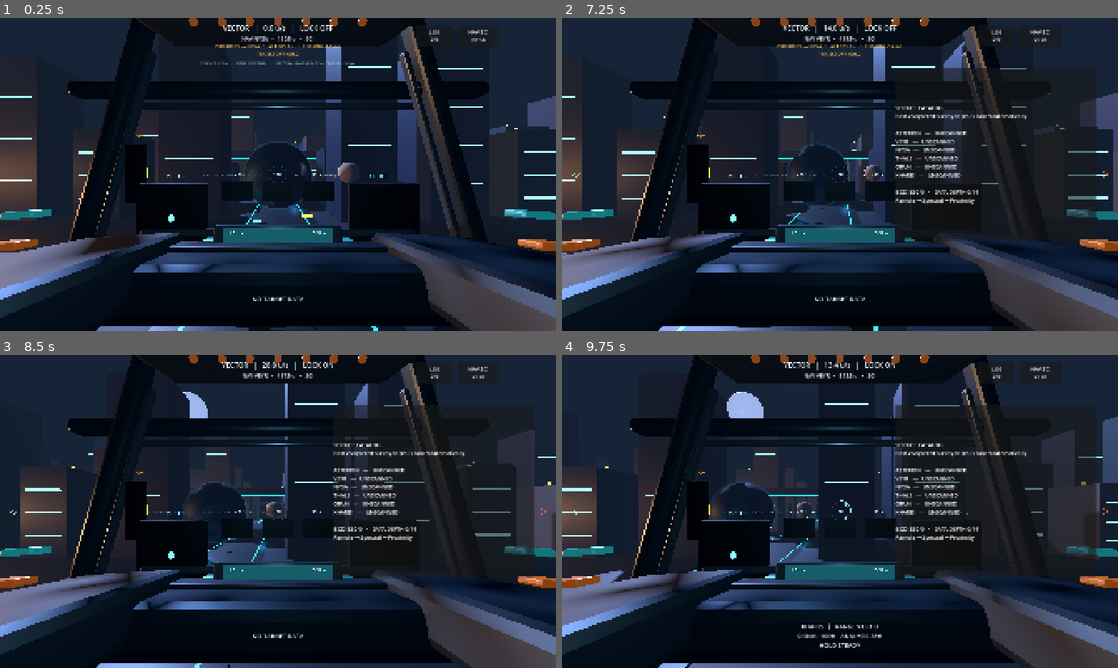
Above: before the commit, frames 1-4 (two rows, left to right).
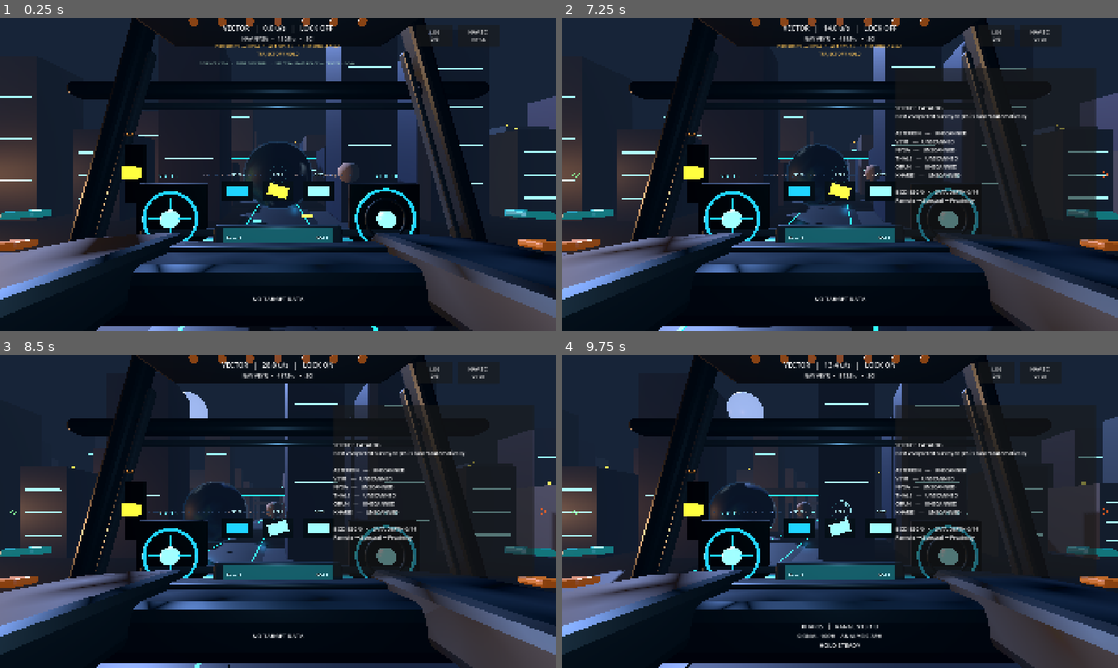
Above: after the commit, the same moments.

Repository: narmanb/science-playground
Game: Godot game, scene res://scenes/main.tscn
Two runs of this game, one before a commit and one after it. Both use one fixed random seed, a clock stepped at 60 frames per second and the inputs below.
Inputs (mouse positions are in pixels of both pictures, inside the frame that each line leads up to):
- Up to frame 1 (0.25 s): no input
- Up to frame 2 (7.25 s): click "NAV SCI NYSA" at 0.5 s; click "NAV SCI VEYR" at 1.25 s; click "NAV SCI ORUN" at 2 s; click "NAV SCI KHARIS" at 2.75 s; click "NAV SCI THALE" at 3.5 s; click "NAV SCI ASTERION" at 4.25 s; click "LOG 0/6" at 5 s; tap Enter at 5.75 s; move the mouse to (962, 158) at 5.77 s; hold D 5.78-6.5 s; tap N at 5.85 s; click (962, 158) at 5.92 s; drag from (728, 190) to (812, 237) at 6.52 s
- Up to frame 3 (8.5 s): move the mouse to (333, 442) at 7.27 s; hold D 7.28-8 s; tap L at 7.35 s; drag from (250, 574) to (111, 464) at 8.02 s
- Up to frame 4 (9.75 s): move the mouse to (1006, 558) at 8.77 s; hold A 8.78-9.5 s; tap X at 8.85 s; drag from (673, 464) to (756, 433) at 9.52 s

The runs differ from the first frame. In frame 1, 1.6% of the frame differs, in the area x 18-75%, y 36-72%; in frame 2, 1.6%, in the area x 19-75%, y 36-72%; in frame 3, 1.5%; in frame 4, 1.5%.

Commit message:
Bring interactive cockpit hardware forward

Diff:
--- a/scripts/diegetic_cockpit_controls.gd
+++ b/scripts/diegetic_cockpit_controls.gd
@@ -5,6 +5,11 @@
 @export var camera_path: NodePath
 @export var drag_radius_pixels := 125.0
 @export var button_radius_pixels := 72.0
+
+const CONTROL_FACE_Z := 0.070
+const CONTROL_RING_Z := 0.058
+const CONTROL_LABEL_Z := 0.090
+const CONTROL_PRESS_DEPTH := 0.040
 
 var ship: ShipController
 var camera: Camera3D
@@ -164,14 +169,14 @@
 	delta = delta.limit_length(1.0)
 	var value := Vector2(delta.x, -delta.y)
 	ship.set_touch_vector(value)
-	vector_knob.position = Vector3(value.x * 0.28, value.y * 0.28, -0.055)
+	vector_knob.position = Vector3(value.x * 0.28, value.y * 0.28, CONTROL_FACE_Z)
 
 
 func _update_attitude(screen_position: Vector2) -> void:
 	var center := _screen_position(attitude_root)
 	var delta := ((screen_position - center) / drag_radius_pixels).limit_length(1.0)
 	ship.set_touch_attitude(delta)
-	attitude_knob.position = Vector3(delta.x * 0.27, -delta.y * 0.27, -0.06)
+	attitude_knob.position = Vector3(delta.x * 0.27, -delta.y * 0.27, CONTROL_FACE_Z)
 	attitude_root.rotation_degrees.z = delta.x * 8.0
 
 
@@ -195,9 +200,9 @@
 func _build_materials() -> void:
 	dark_material = _material(Color(0.025, 0.045, 0.055), 0.78, 0.35)
 	metal_material = _material(Color(0.14, 0.19, 0.21), 0.52, 0.72)
-	cyan_dim_material = _emissive_material(Color(0.05, 0.35, 0.42), 1.2)
-	cyan_material = _emissive_material(Color(0.18, 0.88, 1.0), 3.0)
-	amber_material = _emissive_material(Color(1.0, 0.48, 0.08), 2.7)
+	cyan_dim_material = _emissive_material(Color(0.07, 0.46, 0.55), 1.8)
+	cyan_material = _emissive_material(Color(0.18, 0.88, 1.0), 3.5)
+	amber_material = _emissive_material(Color(1.0, 0.48, 0.08), 3.1)
 	red_material = _emissive_material(Color(1.0, 0.12, 0.06), 3.2)
 
 
@@ -210,7 +215,7 @@
 	_add_ring(vector_root, 0.31, cyan_dim_material)
 	_add_cross(vector_root, 0.29)
 	vector_knob = _sphere(vector_root, 0.105, cyan_material)
-	vector_knob.position.z = -0.055
+	vector_knob.position.z = CONTROL_FACE_Z
 	_add_label(vector_root, "VECTOR", Vector3(0.0, 0.50, 0.0), 36, Color(0.45, 0.92, 1.0))
 
 	attitude_root = Node3D.new()
@@ -221,7 +226,7 @@
 	_add_ring(attitude_root, 0.34, cyan_dim_material)
 	_add_ring(attitude_root, 0.23, metal_material)
 	attitude_knob = _sphere(attitude_root, 0.10, cyan_material)
-	attitude_knob.position.z = -0.06
+	attitude_knob.position.z = CONTROL_FACE_Z
 	_add_label(attitude_root, "ATTITUDE", Vector3(0.0, 0.50, 0.0), 34, Color(0.45, 0.92, 1.0))
 
 	vertical_root = Node3D.new()
@@ -230,7 +235,7 @@
 	add_child(vertical_root)
 	_add_plate(vertical_root, Vector3(0.22, 0.72, 0.07), dark_material)
 	vertical_knob = _box(vertical_root, Vector3(0.18, 0.14, 0.09), amber_material)
-	vertical_knob.position.z = -0.055
+	vertical_knob.position.z = CONTROL_FACE_Z
 	_add_label(vertical_root, "RCS", Vector3(0.0, 0.47, 0.0), 28, Color(1.0, 0.64, 0.28))
 
 	roll_left = _hardware_button(Vector3(-0.48, -0.88, -2.18), "ROLL ◀", amber_material)
@@ -247,7 +252,7 @@
 	add_child(root)
 	_add_plate(root, Vector3(0.38, 0.24, 0.07), dark_material)
 	var button := _box(root, Vector3(0.24, 0.13, 0.09), material)
-	button.position.z = -0.055
+	button.position.z = CONTROL_FACE_Z
 	button.set_meta("rest_z", button.position.z)
 	_add_label(root, label_text, Vector3(0.0, 0.20, 0.0), 25, Color(0.72, 0.92, 0.96))
 	return button
@@ -267,16 +272,16 @@
 	instance.mesh = mesh
 	instance.material_override = material
 	instance.rotation_degrees.x = 90.0
-	instance.position.z = -0.055
+	instance.position.z = CONTROL_RING_Z
 	parent.add_child(instance)
 	return instance
 
 
 func _add_cross(parent: Node3D, radius: float) -> void:
 	var horizontal := _box(parent, Vector3(radius * 1.7, 0.012, 0.018), cyan_dim_material)
-	horizontal.position.z = -0.06
+	horizontal.position.z = CONTROL_RING_Z
 	var vertical := _box(parent, Vector3(0.012, radius * 1.7, 0.018), cyan_dim_material)
-	vertical.position.z = -0.06
+	vertical.position.z = CONTROL_RING_Z
 
 
 func _box(parent: Node3D, size: Vector3, material: Material) -> MeshInstance3D:
@@ -306,7 +311,7 @@
 	var label := Label3D.new()
 	label.text = text_value
 	label.position = local_position
-	label.position.z = -0.065
+	label.position.z = CONTROL_LABEL_Z
 	label.font_size = font_size
 	label.pixel_size = 0.0017
 	label.modulate = color
@@ -336,7 +341,7 @@
 	if button == null:
 		return
 	var rest_z := float(button.get_meta("rest_z", button.position.z))
-	button.position.z = rest_z + (0.045 if pressed else 0.0)
+	button.position.z = rest_z - (CONTROL_PRESS_DEPTH if pressed else 0.0)
 
 
 func _pulse_control(button: MeshInstance3D) -> void:
@@ -344,7 +349,7 @@
 		return
 	var rest_z := float(button.get_meta("rest_z", button.position.z))
 	var tween := create_tween()
-	tween.tween_property(button, "position:z", rest_z + 0.055, 0.055)
+	tween.tween_property(button, "position:z", rest_z - CONTROL_PRESS_DEPTH, 0.055)
 	tween.tween_property(button, "position:z", rest_z, 0.10)
 
 
